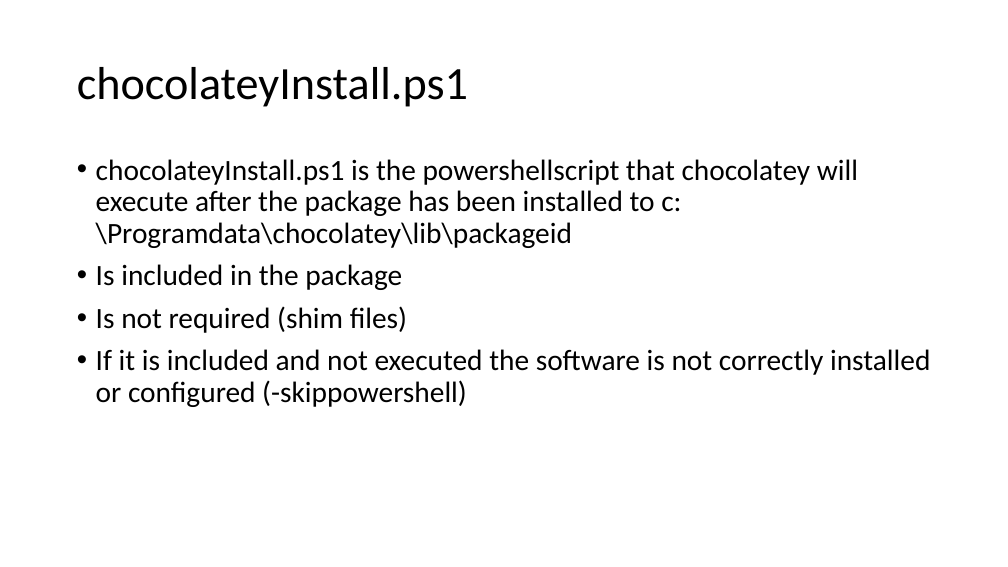
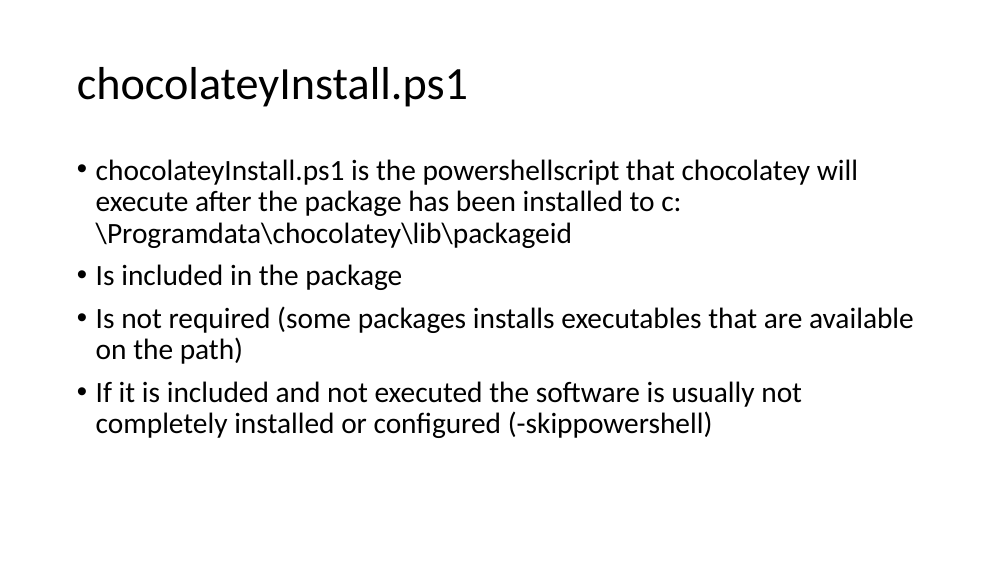
Before and after one commit to DIPSAS/InstallationTech, a slide deck: slide 23 of docs/InstallationCourse.pptx. Drawn at 1008x567 pixels with LibreOffice and Linux fonts; fonts in the diff are those of the drawing. Boxes give left, top, right and bottom in pixels: in the first picture for what was removed or moved away, otherwise in the second. Text is boxed around its words. In the diff, an @@ line names an element or a change of style, - is before the commit and + after.

```diff
--- a/docs/InstallationCourse.pptx
+++ b/docs/InstallationCourse.pptx
@@ text at bbox=[96, 306, 914, 438]: text changed @@
-• Is not required (shim files)
-• If it is included and not executed the software is not correctly installed or configured (-skippowershell)
+• Is not required (some packages installs executables that are available on the path)
+• If it is included and not executed the software is usually not completely installed or configured (-skippowershell)
```
Also in this commit, not shown: 12 other slides changed, 5 slides added.
